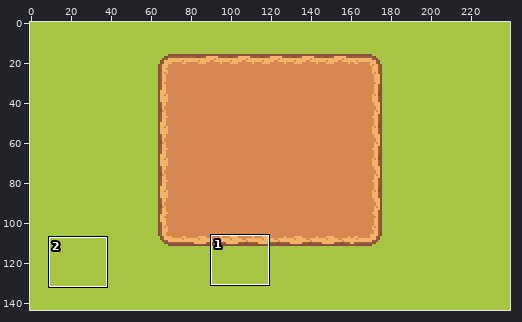
Sprite sheet: public/assets/images/map.png. Above, an overview of the earlier version with the close-up marked.
Close-up. Before:
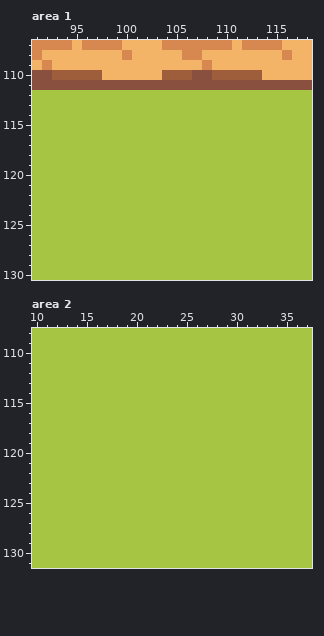
The file is 240x144 pixels. Shown: area 1: x 91..118, y 107..130; area 2: x 10..37, y 108..131. The commit also changed other parts of the picture, which this record leaves out.
After the commit:
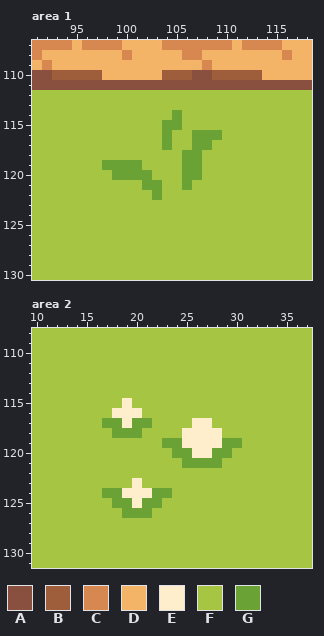
Palette (. is transparent): A #89503f  B #9e5d3b  C #d78750  D #f4b467  E #ffeecb  F #a5c543  G #6aa236
The exact change:
Area 1:
y 114: x 105 F -> G
y 115: x 104..105 FF -> GG
y 116: x 104 F -> G; x 107..109 FFF -> GGG
y 117: x 104 F -> G; x 107..108 FF -> GG
y 118: x 106..107 FF -> GG
y 119: x 98..101 FFFF -> GGGG; x 106..107 FF -> GG
y 120: x 99..102 FFFF -> GGGG; x 106..107 FF -> GG
y 121: x 102..103 FF -> GG; x 106 F -> G
y 122: x 103 F -> G
Area 2:
y 115: x 19 F -> E
y 116: x 18..20 FFF -> EEE
y 117: x 17..21 FFFFF -> GGEGG; x 26..27 FF -> EE
y 118: x 18..20 FFF -> GGG; x 25..28 FFFF -> EEEE
y 119: x 23..30 FFFFFFFF -> GGEEEEGG
y 120: x 24..29 FFFFFF -> GGEEGG
y 121: x 25..28 FFFF -> GGGG
y 123: x 20 F -> E
y 124: x 17..23 FFFFFFF -> GGEEEGG
y 125: x 18..22 FFFFF -> GGEGG
y 126: x 19..21 FFF -> GGG
Boxes around the changes in both close-ups, in picture pixels (x1, y1, x2, y2):
changed: (102, 110, 222, 200)
changed: (102, 398, 242, 518)
